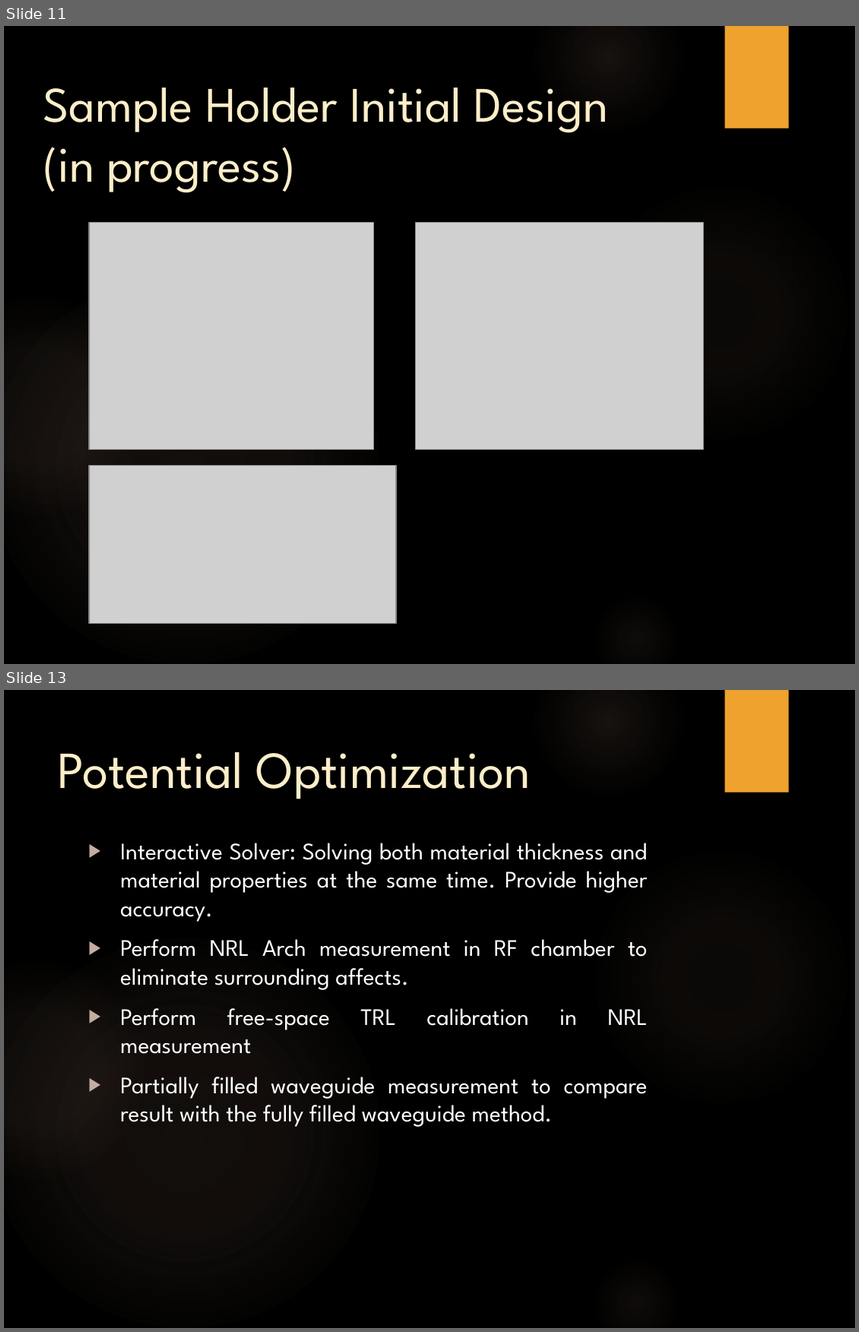
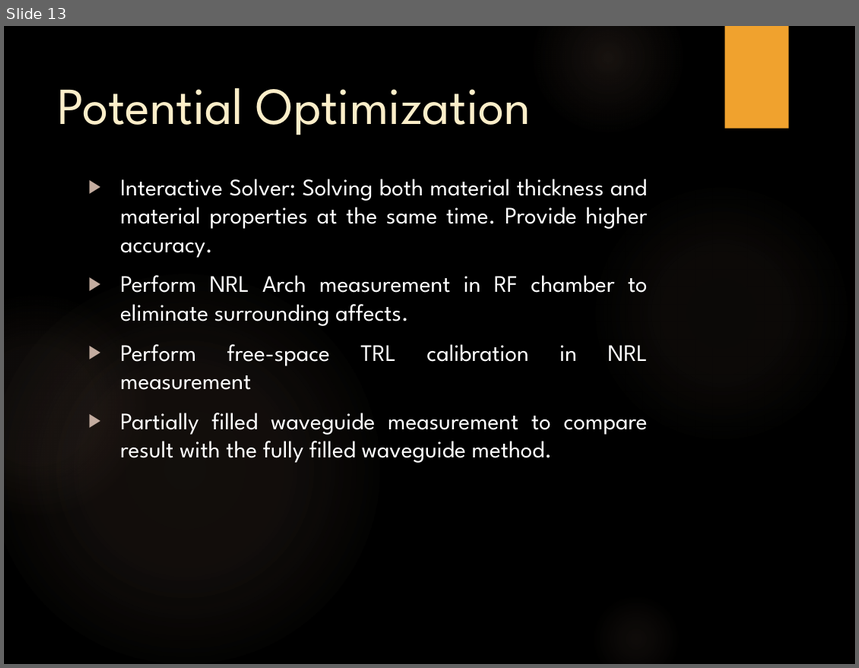
Before and after one commit to trankhiemha/ECE412-413-Capstone-Project-N3, a slide deck: Capstone project proposal presentation.pptx. Shown one above the other, each under a label of ours: slides 11 and 13 before the commit, slide 13 after it; the slides between them are not shown. The pictures are 859x1332 and 859x668 pixels, drawn with LibreOffice and Linux fonts; fonts in the diff are those of the drawing; grey boxes stand for pictures; background and template pictures are left out. Boxes give left, top, right and bottom in pixels: in the first picture for what was removed or moved away, otherwise in the second. Text is boxed around its words. In the diff, an @@ line names an element or a change of style, - is before the commit and + after.

```diff
--- a/Capstone project proposal presentation.pptx
+++ b/Capstone project proposal presentation.pptx
@@ slide 11 removed at (4,26,855,664), background picture (left out); not listed: 6 template elements that a slide beside it also shows @@
@@ title removed at (44,88,609,193) @@
-Sample Holder Initial Design
-(in progress)
@@ picture removed at (89,223,374,450) @@
@@ picture removed at (415,223,703,450) @@
@@ picture removed at (89,466,396,623) @@
```
Also in this commit, not shown: 12 slides changed, 2 slides added.
